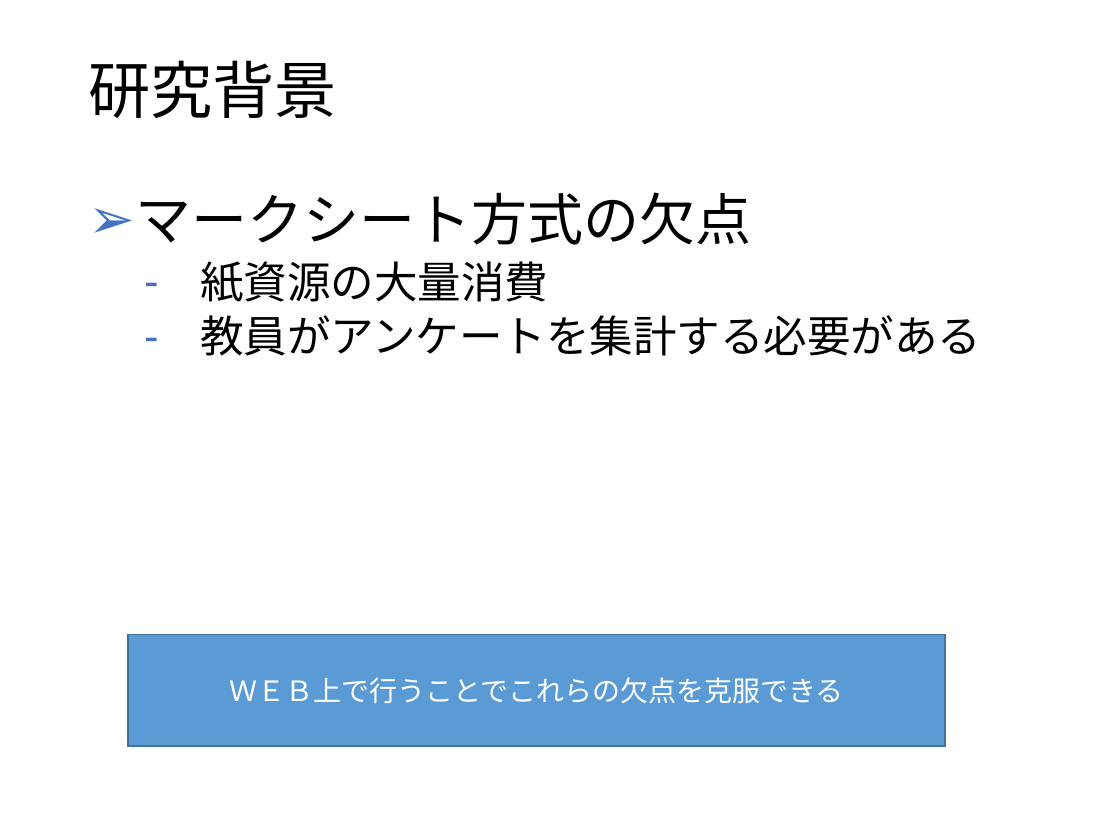
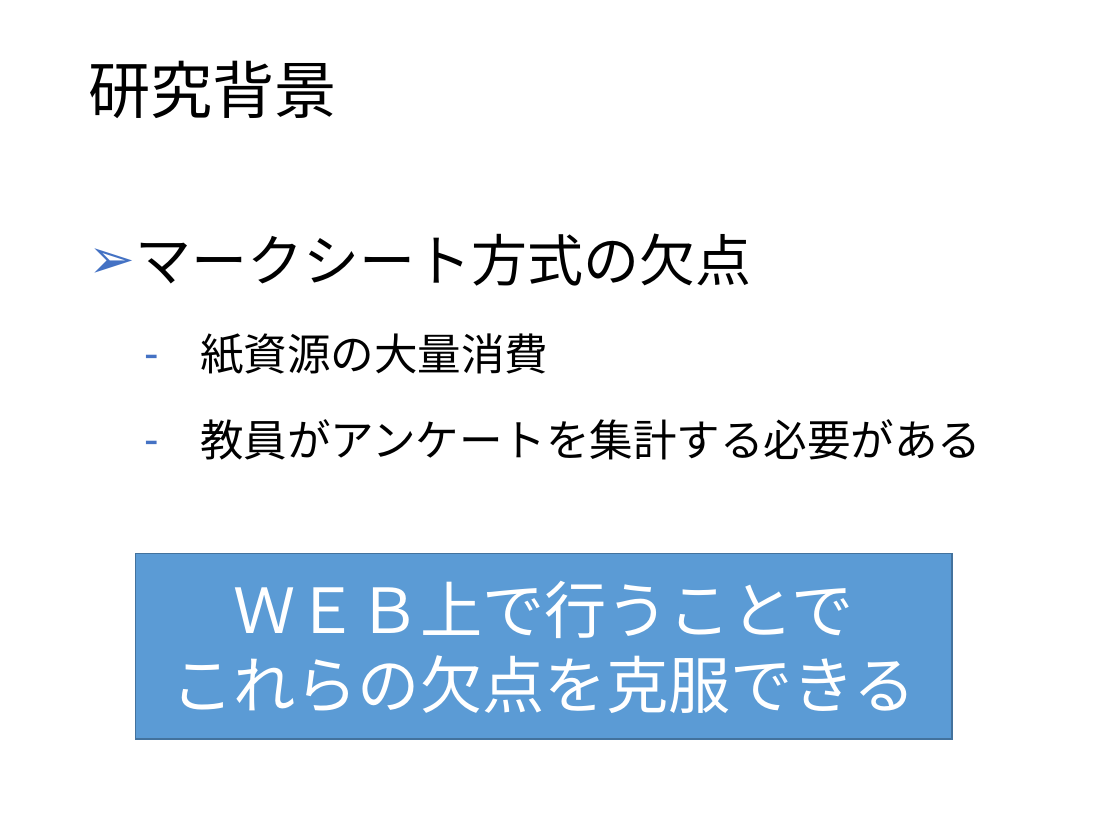
Before and after one commit to kazuwo/kosen-graduation-thesis, a slide deck: slide 3 of 卒業研究発表スライド.pptx. Drawn at 1120x840 pixels with LibreOffice and Linux fonts; fonts in the diff are those of the drawing. Boxes give left, top, right and bottom in pixels: in the first picture for what was removed or moved away, otherwise in the second. Text is boxed around its words. In the diff, an @@ line names an element or a change of style, - is before the commit and + after.

```diff
--- a/卒業研究発表スライド.pptx
+++ b/卒業研究発表スライド.pptx
@@ text "マークシート方式の欠点" at (135, 233, 981, 460): line spacing 0.9 to 1.5 @@
@@ rectangle "ＷＥＢ上で行うことで": place and size @@
-rectangle "ＷＥＢ上で行うことで" at (129, 634, 945, 746)
+rectangle "ＷＥＢ上で行うことで" at (136, 553, 952, 739)
@@ text in rectangle at (171, 581, 916, 713): text changed; size 18 to 40 pt @@
-ＷＥＢ上で行うことでこれらの欠点を克服できる
+ＷＥＢ上で行うことで
+これらの欠点を克服できる
```
Also in this commit, not shown: 10 other slides changed, 3 slides added, 2 slides removed.
